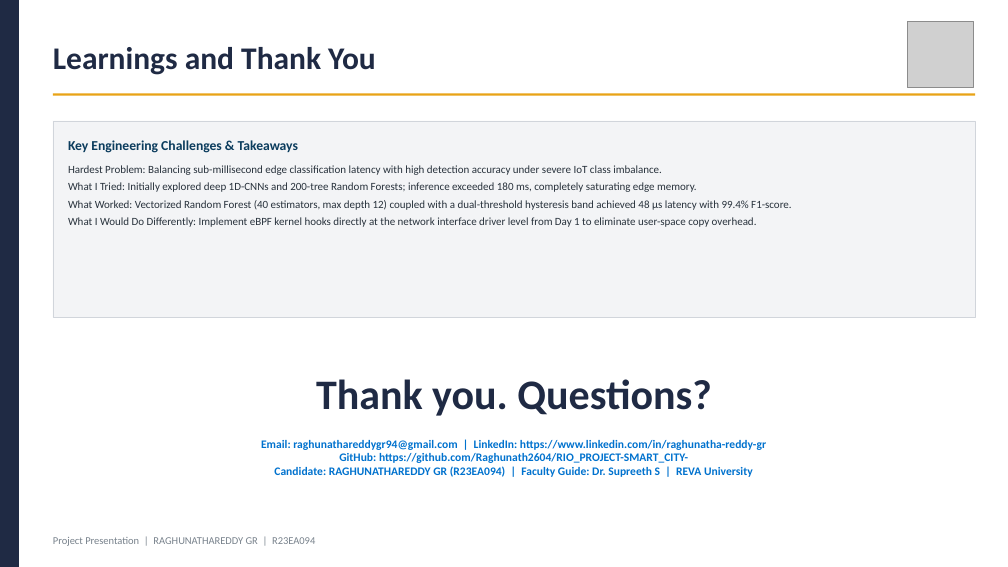
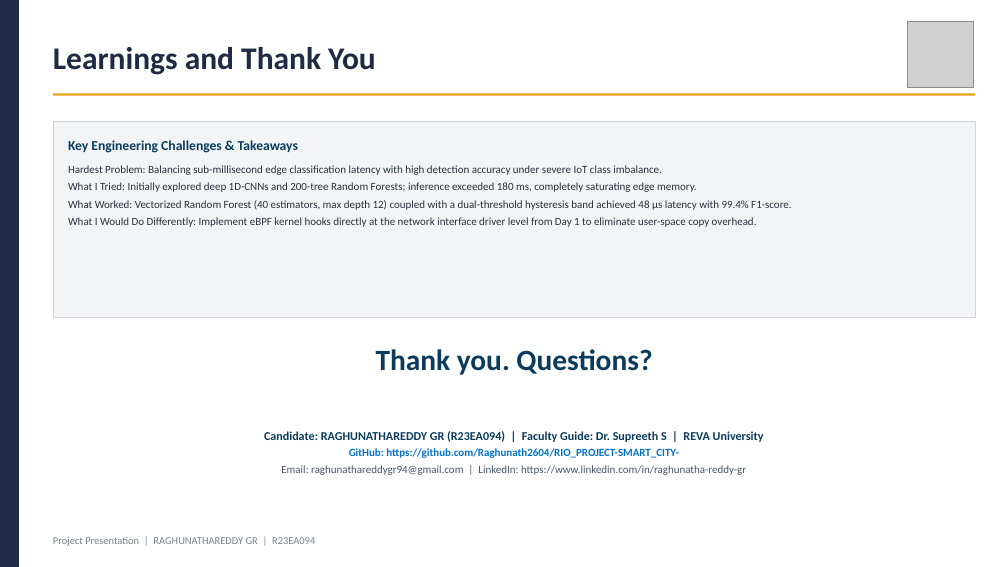
Before and after one commit to Raghunath2604/RIO_PROJECT-SMART_CITY-, a slide deck: slide 12 of docs/Project_Presentation_R23EA094.pptx. Drawn at 1008x567 pixels with LibreOffice and Linux fonts; fonts in the diff are those of the drawing; grey boxes stand for pictures. Boxes give left, top, right and bottom in pixels: in the first picture for what was removed or moved away, otherwise in the second. Text is boxed around its words. In the diff, an @@ line names an element or a change of style, - is before the commit and + after.

```diff
--- a/docs/Project_Presentation_R23EA094.pptx
+++ b/docs/Project_Presentation_R23EA094.pptx
@@ text "Thank you. Questions?": place and size @@
-text "Thank you. Questions?" at bbox=[316, 379, 711, 416]
+text "Thank you. Questions?" at bbox=[376, 349, 652, 375]
@@ text "Thank you. Questions?" at bbox=[376, 349, 652, 375]: size 40 to 28 pt, text colour #1F2A44 to #0B3C5D @@
@@ text at bbox=[264, 431, 764, 475]: text changed; size 11 to 10.5 pt; text colour #0072CE to #475569 @@
-Email: raghunathareddygr94@gmail.com | LinkedIn: https://www.linkedin.com/in/raghunatha-reddy-gr
-GitHub: https://github.com/Raghunath2604/RIO_PROJECT-SMART_CITY-
-Candidate: RAGHUNATHAREDDY GR (R23EA094) | Faculty Guide: Dr. Supreeth S | REVA University
+Candidate: RAGHUNATHAREDDY GR (R23EA094) | Faculty Guide: Dr. Supreeth S | REVA University
+GitHub: https://github.com/Raghunath2604/RIO_PROJECT-SMART_CITY-
+Email: raghunathareddygr94@gmail.com | LinkedIn: https://www.linkedin.com/in/raghunatha-reddy-gr
```
Also in this commit, not shown: 3 other slides changed, 30 other files.
